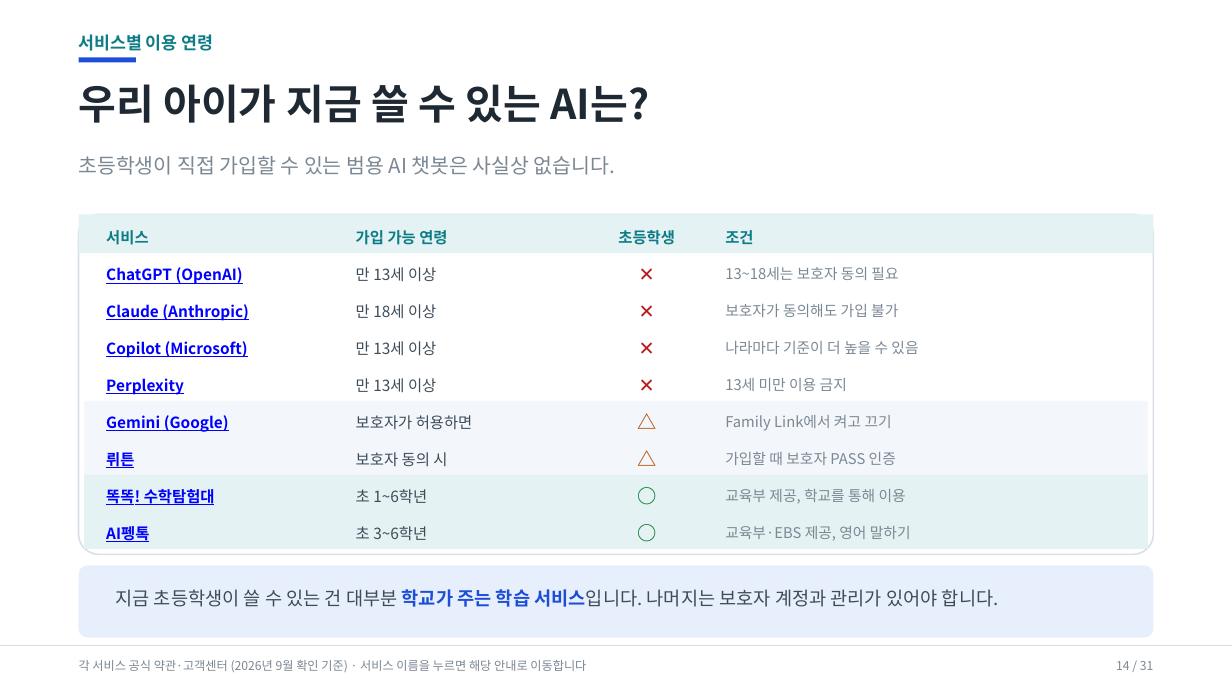
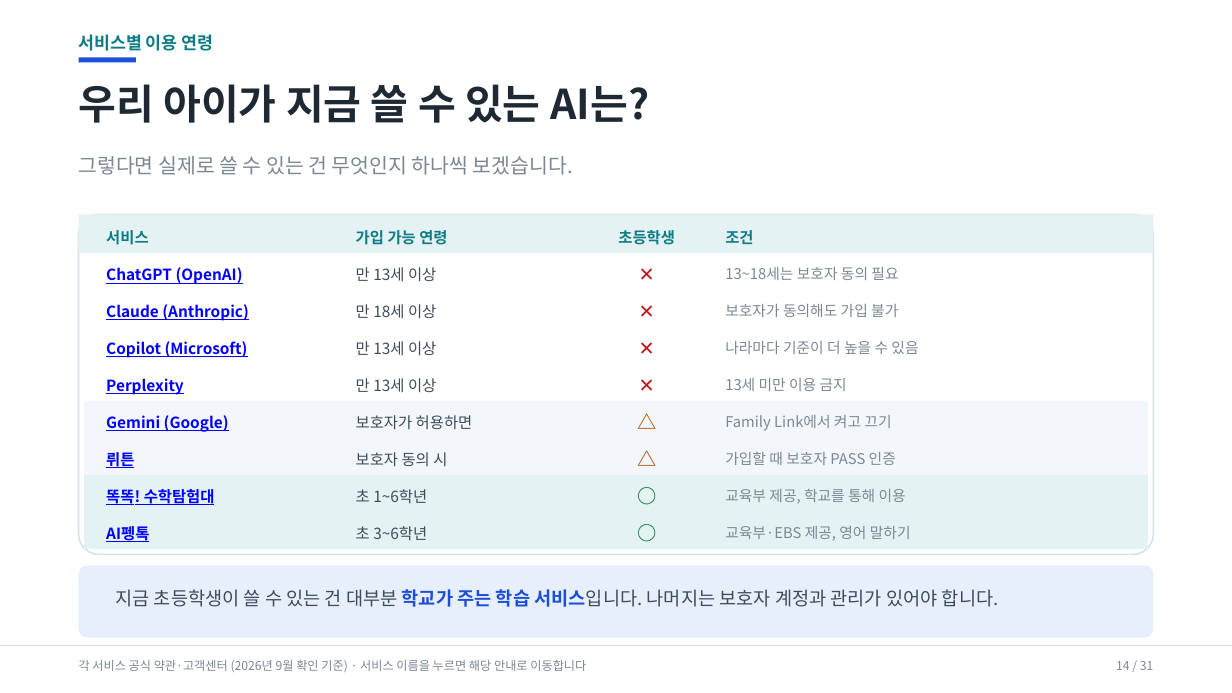
Before and after one commit to superynr/-, a slide deck: slide 14 of parent-ai-training/AI시대_학부모연수_20260917.pptx. Drawn at 1232x693 pixels with LibreOffice and Linux fonts; fonts in the diff are those of the drawing. Boxes give left, top, right and bottom in pixels: in the first picture for what was removed or moved away, otherwise in the second. Text is boxed around its words. In the diff, an @@ line names an element or a change of style, - is before the commit and + after.

```diff
--- a/parent-ai-training/AI시대_학부모연수_20260917.pptx
+++ b/parent-ai-training/AI시대_학부모연수_20260917.pptx
@@ text at (x1=79, y1=156, x2=573, y2=175): text changed @@
-초등학생이 직접 가입할 수 있는 범용 AI 챗봇은 사실상 없습니다.
+그렇다면 실제로 쓸 수 있는 건 무엇인지 하나씩 보겠습니다.
```
Also in this commit, not shown: 1 other slide changed, 2 other files.
